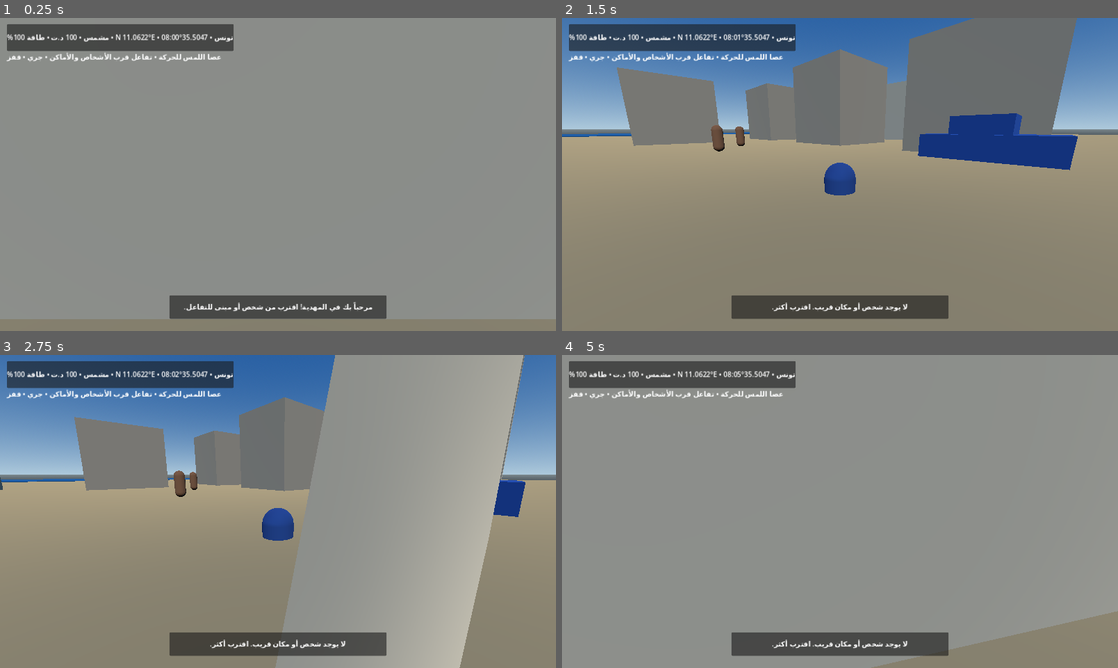
Above: before the commit, frames 1-4 (two rows, left to right).
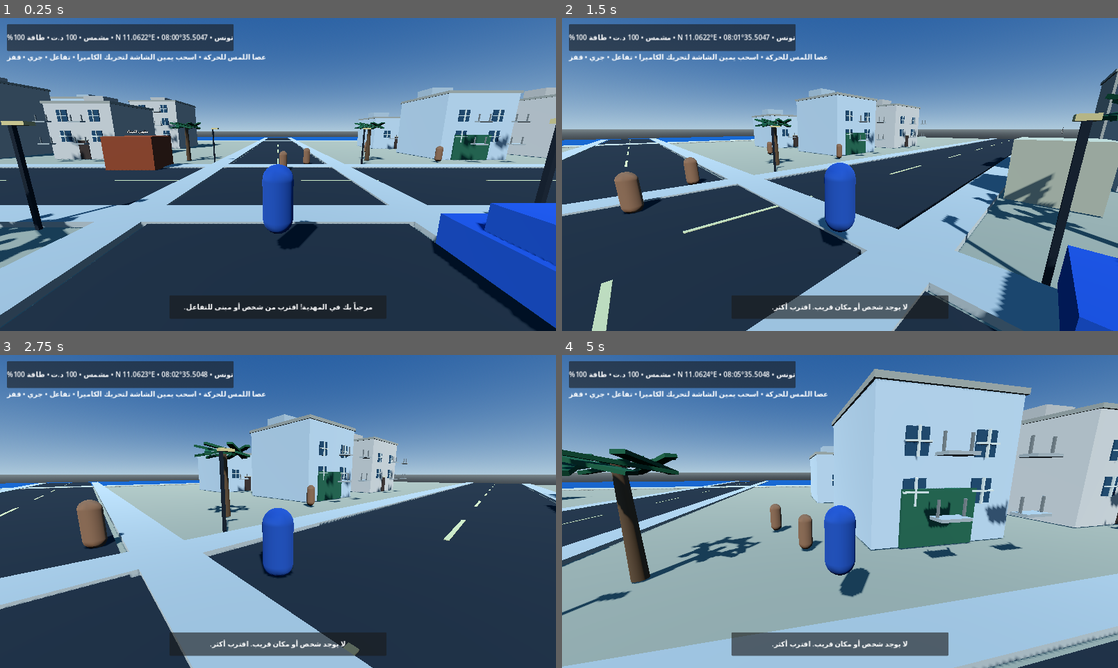
Above: after the commit, the same moments.

Repository: stevennpllk-crypto/REAL-LIFE-MAHDIA
Game: Godot game, scene res://scenes/Main.tscn
Two runs of this game, one before a commit and one after it. Both use one fixed random seed, a clock stepped at 60 frames per second and the inputs below.
Inputs (mouse positions are in pixels of both pictures, inside the frame that each line leads up to):
- Up to frame 1 (0.25 s): no input
- Up to frame 2 (1.5 s): tap Enter at 0.5 s; move the mouse to (867, 174) at 0.52 s; hold Shift (run) 0.53-1.28 s; hold W (move_forward) from 0.53 s (still down); tap Space (jump) at 0.77 s; move the mouse to (812, 174) at 1.27 s; tap E (interact) at 1.35 s
- Up to frame 3 (2.75 s): keep holding W (move_forward); tap Space (jump) at 1.52 s; tap Shift (run) at 1.55 s; move the mouse to (289, 505) at 2.02 s; hold Shift (run) from 2.03 s (still down)
- Up to frame 4 (5 s): keep holding W (move_forward); move the mouse to (834, 517) at 2.77 s; release Shift (run) at 2.78 s; tap Shift (run) at 2.85, 4.35 s; tap Space (jump) at 3.02, 3.77, 4.52 s; move the mouse to (878, 514) at 3.52 s; hold Shift (run) 3.53-4.28 s; tap E (interact) at 3.6 s; move the mouse to (795, 508) at 4.27 s

The runs differ from the first frame. In frame 1, 99% of the frame differs, in the area x 0-100%, y 0-100%; in frame 2, 83%; in frame 3, 81%; in frame 4, 99%.

Commit message:
Build a detailed Mediterranean town with streets, facades, palms and lamps

Diff:
--- a/scripts/main.gd
+++ b/scripts/main.gd
@@ -23,6 +23,7 @@
 var life_manager: Node
 var planet_navigation: Node
 var terrain_streamer: Node3D
+var material_cache: Dictionary = {}
 
 func _ready() -> void:
 	randomize()
@@ -34,9 +35,14 @@
 	_setup_systems()
 	_build_hud()
 
-func _material(color: Color) -> StandardMaterial3D:
+func _material(color: Color, roughness := 0.88) -> StandardMaterial3D:
+	var key := color.to_html() + str(roughness)
+	if material_cache.has(key):
+		return material_cache[key]
 	var mat := StandardMaterial3D.new()
 	mat.albedo_color = color
+	mat.roughness = roughness
+	material_cache[key] = mat
 	return mat
 
 func _box(parent: Node3D, size: Vector3, pos: Vector3, color: Color) -> MeshInstance3D:
@@ -62,14 +68,17 @@
 	sky.sky_material = sky_mat
 	world_environment.sky = sky
 	world_environment.ambient_light_source = Environment.AMBIENT_SOURCE_SKY
+	world_environment.ambient_light_energy = 0.85
 	world_env.environment = world_environment
 	add_child(world_env)
 	sun = DirectionalLight3D.new()
 	sun.rotation_degrees = Vector3(-48, -32, 0)
 	sun.light_energy = 1.1
+	sun.shadow_enabled = true
 	add_child(sun)
+
 	var ground := StaticBody3D.new()
-	_box(ground, Vector3(180, 1, 180), Vector3(0, -0.55, 0), Color(0.78, 0.68, 0.48))
+	_box(ground, Vector3(180, 1, 180), Vector3(0, -0.55, 0), Color(0.72, 0.66, 0.53))
 	var floor_shape := CollisionShape3D.new()
 	var floor_box := BoxShape3D.new()
 	floor_box.size = Vector3(180, 1, 180)
@@ -77,38 +86,112 @@
 	floor_shape.position.y = -0.55
 	ground.add_child(floor_shape)
 	add_child(ground)
-	_box(self, Vector3(180, 0.12, 32), Vector3(0, 0.02, -72), Color(0.08, 0.38, 0.62))
+
+	# Mediterranean sea and a pale coastal promenade.
+	_box(self, Vector3(180, 0.16, 38), Vector3(0, -0.02, -78), Color(0.035, 0.34, 0.56))
+	_box(self, Vector3(180, 0.18, 5), Vector3(0, 0.04, -57), Color(0.82, 0.76, 0.64))
 
 func _build_town() -> void:
-	for i in range(5):
-		for j in range(4):
-			var x := float(i) * 13.0 - 26.0
-			var z := float(j) * 13.0 - 18.0
-			if absf(x) < 8.0 and absf(z) < 8.0:
+	# Main asphalt streets crossing a compact Mahdia-inspired neighborhood.
+	_box(self, Vector3(180, 0.12, 9), Vector3(0, 0.035, 0), Color(0.16, 0.18, 0.19))
+	_box(self, Vector3(9, 0.12, 180), Vector3(0, 0.04, 0), Color(0.16, 0.18, 0.19))
+	for x in range(-80, 81, 12):
+		_box(self, Vector3(5.0, 0.025, 0.16), Vector3(float(x), 0.11, 0), Color(0.92, 0.84, 0.58))
+	for z in range(-80, 81, 12):
+		_box(self, Vector3(0.16, 0.025, 5.0), Vector3(0, 0.12, float(z)), Color(0.92, 0.84, 0.58))
+
+	# Sidewalk strips.
+	for side in [-1.0, 1.0]:
+		_box(self, Vector3(180, 0.2, 1.6), Vector3(0, 0.08, side * 5.5), Color(0.78, 0.75, 0.68))
+		_box(self, Vector3(1.6, 0.2, 180), Vector3(side * 5.5, 0.08, 0), Color(0.78, 0.75, 0.68))
+
+	var palette := [
+		Color(0.88, 0.82, 0.70), Color(0.94, 0.89, 0.78),
+		Color(0.78, 0.72, 0.62), Color(0.84, 0.86, 0.83),
+		Color(0.91, 0.84, 0.75)
+	]
+	for i in range(6):
+		for j in range(5):
+			var x := float(i) * 15.0 - 37.5
+			var z := float(j) * 15.0 - 30.0
+			if absf(x) < 9.0 or absf(z) < 9.0:
 				continue
-			var height := randf_range(5.0, 9.0)
-			var building := StaticBody3D.new()
-			var shades := [Color(0.88,0.83,0.72), Color(0.92,0.89,0.80), Color(0.76,0.70,0.60)]
-			var shade: Color = shades[randi_range(0, 2)]
-			_box(building, Vector3(7.0,height,7.0), Vector3(x,height/2.0,z), shade)
-			var col := CollisionShape3D.new()
-			var shape := BoxShape3D.new()
-			shape.size = Vector3(7.0,height,7.0)
-			col.shape = shape
-			col.position = Vector3(x,height/2.0,z)
-			building.add_child(col)
-			add_child(building)
-	var tower := StaticBody3D.new()
-	var cyl := MeshInstance3D.new()
-	var cylinder := CylinderMesh.new()
-	cylinder.top_radius = 1.2
-	cylinder.bottom_radius = 1.8
-	cylinder.height = 13.0
-	cyl.mesh = cylinder
-	cyl.position = Vector3(42, 6.5, -48)
-	cyl.material_override = _material(Color(0.9,0.86,0.74))
-	tower.add_child(cyl)
-	add_child(tower)
+			var height := randf_range(5.5, 9.0)
+			var width := randf_range(7.0, 9.0)
+			var depth := randf_range(7.0, 9.0)
+			_create_building(Vector3(x, 0, z), Vector3(width, height, depth), palette[randi_range(0, palette.size()-1)], i * 11 + j)
+
+	_create_palm(Vector3(-10, 0, -10))
+	_create_palm(Vector3(10, 0, -10))
+	_create_palm(Vector3(-10, 0, 10))
+	_create_palm(Vector3(10, 0, 10))
+	_create_street_lamp(Vector3(-6.5, 0, -8))
+	_create_street_lamp(Vector3(6.5, 0, 8))
+	_create_street_lamp(Vector3(-8, 0, 6.5))
+	_create_street_lamp(Vector3(8, 0, -6.5))
+
+func _create_building(origin: Vector3, size: Vector3, wall_color: Color, seed_value: int) -> void:
+	var building := StaticBody3D.new()
+	building.position = origin
+	var w := size.x
+	var h := size.y
+	var d := size.z
+	_box(building, size, Vector3(0, h * 0.5, 0), wall_color)
+	# Roof rim and a small rooftop room break up the plain box silhouette.
+	_box(building, Vector3(w + 0.25, 0.28, d + 0.25), Vector3(0, h + 0.12, 0), Color(0.72, 0.68, 0.59))
+	_box(building, Vector3(w * 0.34, 1.15, d * 0.32), Vector3(-w * 0.18, h + 0.82, -d * 0.16), wall_color.darkened(0.08))
+	# Front entrance.
+	_box(building, Vector3(1.15, 2.15, 0.10), Vector3(0, 1.08, d * 0.501), Color(0.30, 0.22, 0.17))
+	_box(building, Vector3(1.32, 0.14, 0.18), Vector3(0, 2.22, d * 0.51), Color(0.92, 0.85, 0.70))
+	# Recessed-looking windows with dark glass and light frames.
+	var window_rows := maxi(1, int(h / 2.5))
+	for row in range(window_rows):
+		var y := 2.65 + float(row) * 2.25
+		if y > h - 0.7:
+			continue
+		for col in range(2):
+			var wx := (float(col) - 0.5) * w * 0.48
+			if absf(wx) < 0.9:
+				continue
+			_box(building, Vector3(1.15, 1.25, 0.09), Vector3(wx, y, d * 0.505), Color(0.16, 0.31, 0.39))
+			_box(building, Vector3(1.28, 0.09, 0.12), Vector3(wx, y, d * 0.52), Color(0.94, 0.90, 0.80))
+			_box(building, Vector3(0.09, 1.32, 0.12), Vector3(wx, y, d * 0.52), Color(0.94, 0.90, 0.80))
+			_box(building, Vector3(1.25, 0.12, 0.65), Vector3(wx, y - 0.73, d * 0.78), Color(0.74, 0.72, 0.66))
+			_box(building, Vector3(0.08, 0.65, 0.08), Vector3(wx - 0.55, y - 0.35, d * 0.78), Color(0.55, 0.53, 0.48))
+			_box(building, Vector3(0.08, 0.65, 0.08), Vector3(wx + 0.55, y - 0.35, d * 0.78), Color(0.55, 0.53, 0.48))
+	var collision := CollisionShape3D.new()
+	var shape := BoxShape3D.new()
+	shape.size = size
+	collision.shape = shape
+	collision.position.y = h * 0.5
+	building.add_child(collision)
+	add_child(building)
+
+func _create_palm(pos: Vector3) -> void:
+	var trunk := MeshInstance3D.new()
+	var trunk_mesh := CylinderMesh.new()
+	trunk_mesh.top_radius = 0.16
+	trunk_mesh.bottom_radius = 0.24
+	trunk_mesh.height = 3.8
+	trunk.mesh = trunk_mesh
+	trunk.position = pos + Vector3(0, 1.9, 0)
+	trunk.material_override = _material(Color(0.42, 0.29, 0.17))
+	add_child(trunk)
+	for i in range(7):
+		var angle := TAU * float(i) / 7.0
+		var leaf := MeshInstance3D.new()
+		var leaf_mesh := BoxMesh.new()
+		leaf_mesh.size = Vector3(0.34, 0.12, 2.5)
+		leaf.mesh = leaf_mesh
+		leaf.position = pos + Vector3(cos(angle) * 0.85, 3.8, sin(angle) * 0.85)
+		leaf.rotation.y = -angle
+		leaf.rotation.x = -0.22
+		leaf.material_override = _material(Color(0.13, 0.38, 0.22))
+		add_child(leaf)
+
+func _create_street_lamp(pos: Vector3) -> void:
+	_box(self, Vector3(0.12, 3.5, 0.12), pos + Vector3(0, 1.75, 0), Color(0.12, 0.14, 0.16))
+	_box(self, Vector3(0.65, 0.12, 0.3), pos + Vector3(0.22, 3.45, 0), Color(0.96, 0.82, 0.52))
 
 func _spawn_player() -> void:
 	player = CharacterBody3D.new()
@@ -167,7 +250,7 @@
 	status_label.text = "MAHDIA • 08:00 • Prototype"
 	panel.add_child(status_label)
 	hint_label = Label.new()
-	hint_label.text = "عصا اللمس للحركة • تفاعل قرب الأشخاص والأماكن • جري • قفز"
+	hint_label.text = "عصا اللمس للحركة • اسحب يمين الشاشة لتحريك الكاميرا • تفاعل • جري • قفز"
 	hint_label.position = Vector2(16, 78)
 	layer.add_child(hint_label)
 	var message_panel := PanelContainer.new()
